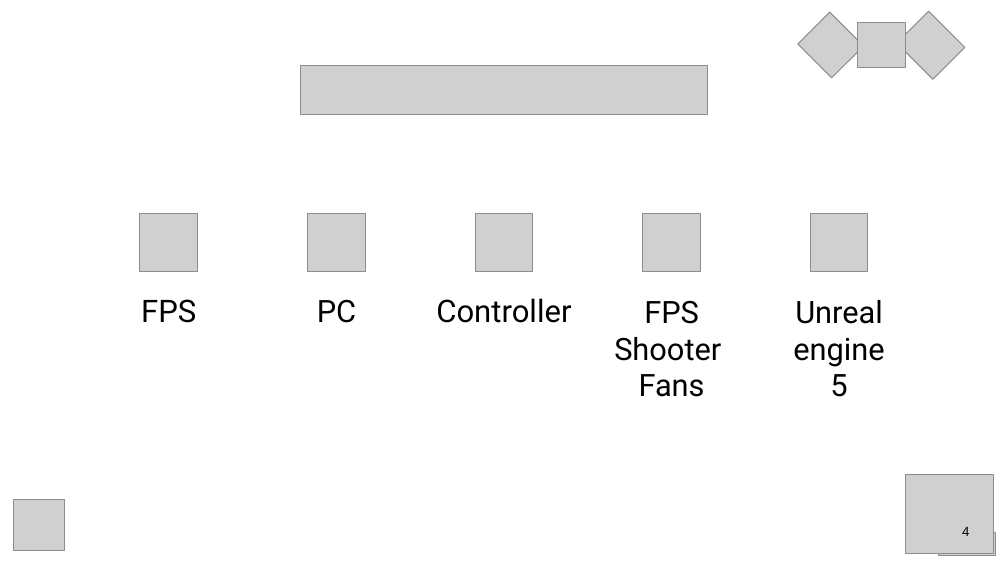
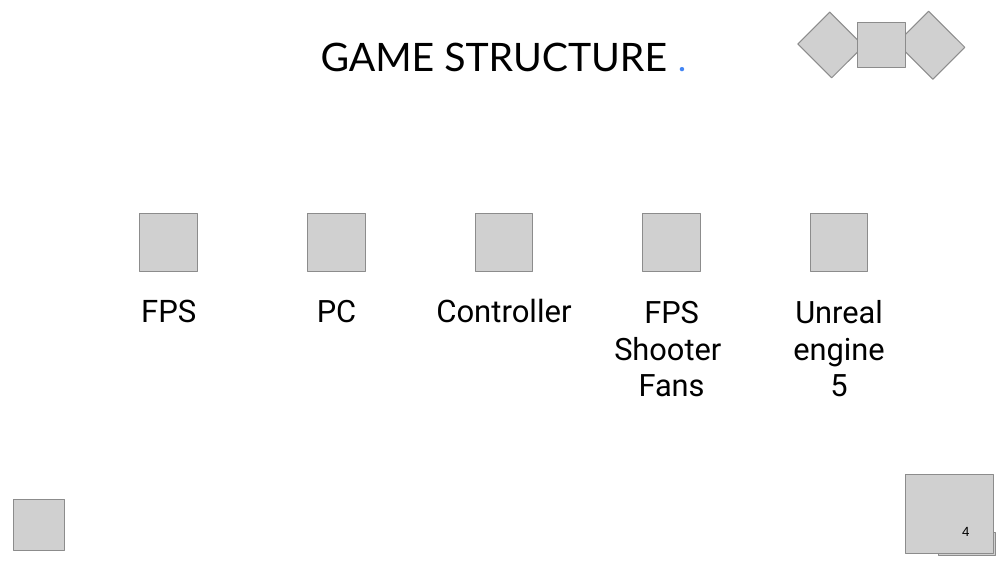
Before and after one commit to Aaresh/Dodge-Hit, a slide deck: slide 4 of Prez/DodgeHit_Jury.pptx. Drawn at 1008x567 pixels with LibreOffice and Linux fonts; fonts in the diff are those of the drawing; grey boxes stand for pictures; background and template pictures are left out. Boxes give left, top, right and bottom in pixels: in the first picture for what was removed or moved away, otherwise in the second. Text is boxed around its words. In the diff, an @@ line names an element or a change of style, - is before the commit and + after.

```diff
--- a/Prez/DodgeHit_Jury.pptx
+++ b/Prez/DodgeHit_Jury.pptx
@@ text added at (321,42,667,72), 28 pt, text #000000 @@
+GAME STRUCTURE .
@@ picture removed at (300,66,709,115) @@
```
Also in this commit, not shown: 2 other slides changed, 5 slides added, 5 slides removed, 1 other file.
